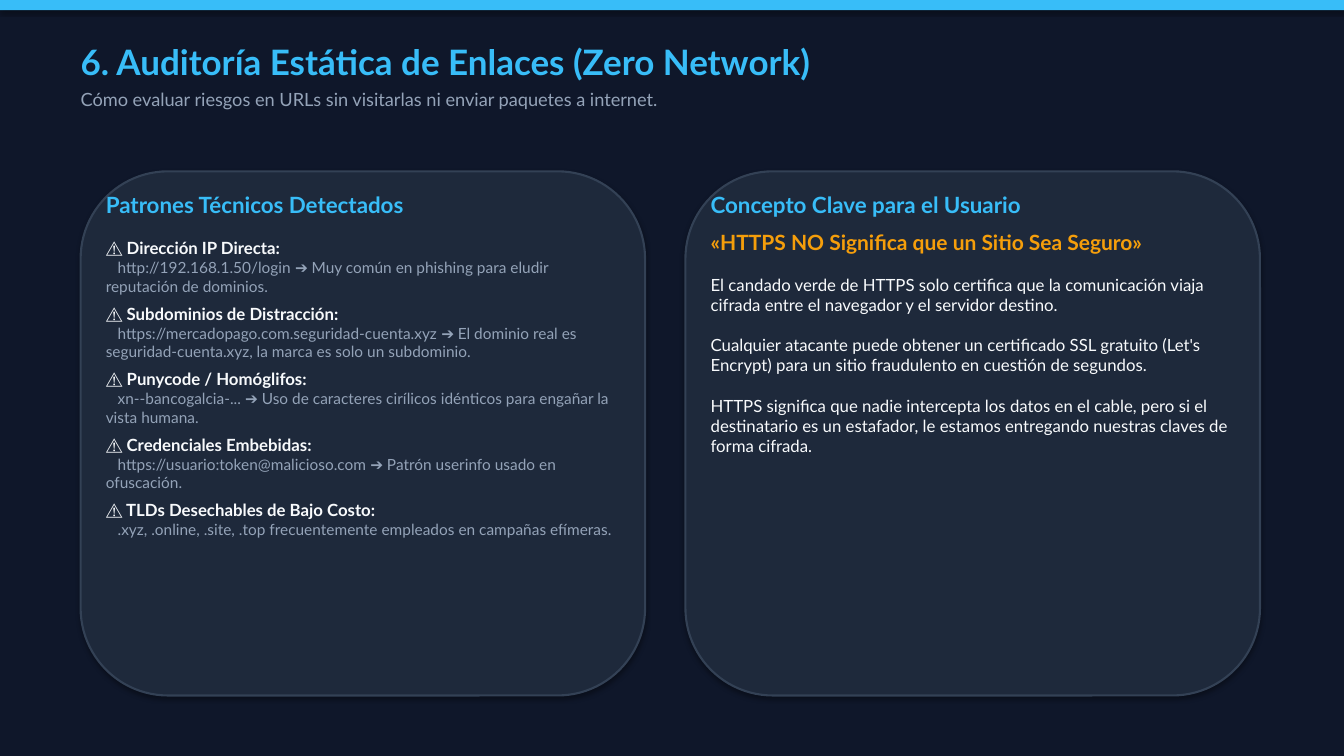
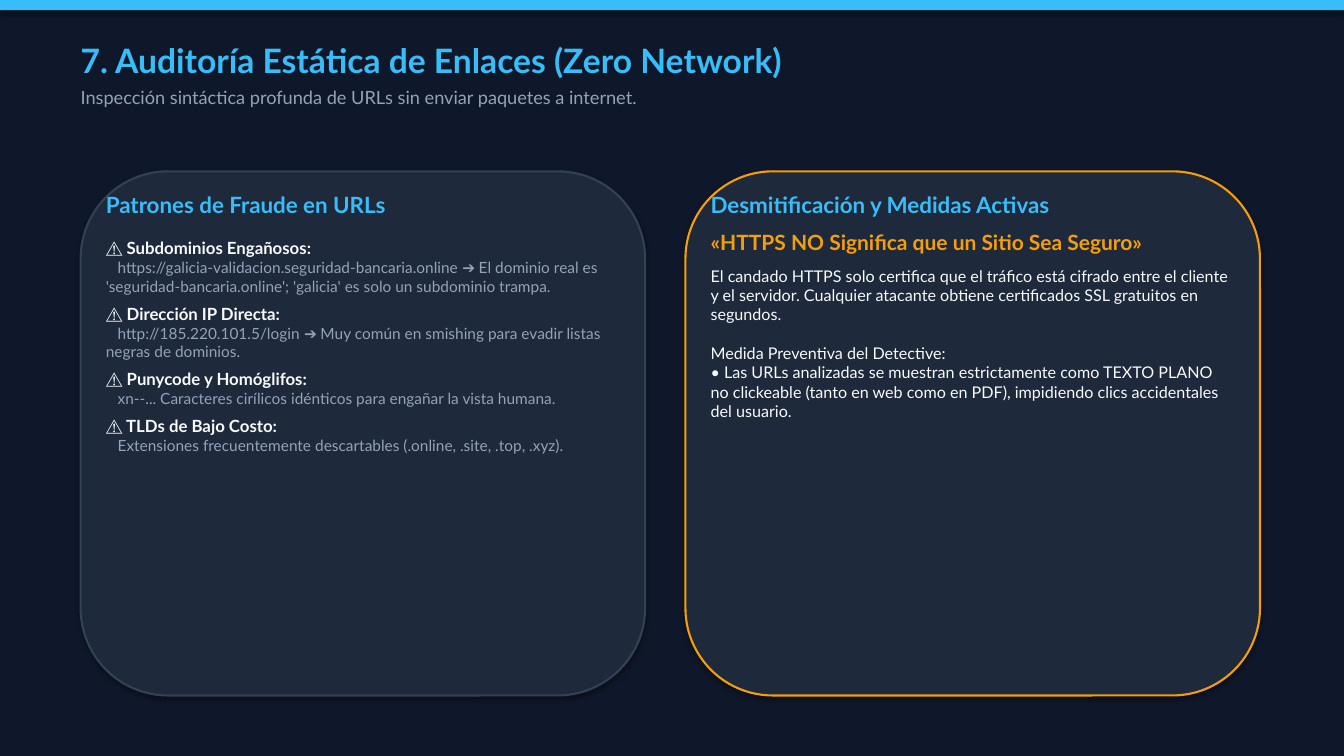
Before and after one commit to patoabarca/detective-estafas-digitales, a slide deck: slide 8 of Detective_Estafas_Digitales_Presentacion_FINAL.pptx (slide 7 before the commit). Drawn at 1344x756 pixels with LibreOffice and Linux fonts; fonts in the diff are those of the drawing. Boxes give left, top, right and bottom in pixels: in the first picture for what was removed or moved away, otherwise in the second. Text is boxed around its words. In the diff, an @@ line names an element or a change of style, - is before the commit and + after.

```diff
--- a/Detective_Estafas_Digitales_Presentacion_FINAL.pptx
+++ b/Detective_Estafas_Digitales_Presentacion_FINAL.pptx
@@ text at bbox=[81, 47, 781, 107]: text changed @@
-6. Auditoría Estática de Enlaces (Zero Network)
-Cómo evaluar riesgos en URLs sin visitarlas ni enviar paquetes a internet.
+7. Auditoría Estática de Enlaces (Zero Network)
+Inspección sintáctica profunda de URLs sin enviar paquetes a internet.
@@ rounded rectangle at bbox=[686, 171, 1260, 696]: outline #334155 1.5 pt to #F59E0B 1.5 pt @@
@@ text at bbox=[106, 196, 598, 295]: text changed; size 16 to 11 pt; text colour #38BDF8 to #94A3B8; bold off @@
-Patrones Técnicos Detectados
+Patrones de Fraude en URLs
+⚠️ Subdominios Engañosos:
+https://galicia-validacion.seguridad-bancaria.online ➔ El dominio real es 'seguridad-bancaria.online'; 'galicia' es solo un subdominio trampa.
@@ text at bbox=[711, 194, 1049, 217]: text changed @@
-Concepto Clave para el Usuario
+Desmitificación y Medidas Activas
@@ text at bbox=[711, 270, 1228, 417]: text changed; size 12 to 11.5 pt @@
-El candado verde de HTTPS solo certifica que la comunicación viaja cifrada entre el navegador y el servidor destino.
-Cualquier atacante puede obtener un certificado SSL gratuito (Let's Encrypt) para un sitio fraudulento en cuestión de segundos.
-HTTPS significa que nadie intercepta los datos en el cable, pero si el destinatario es un estafador, le estamos entregando nuestras claves de forma cifrada.
+El candado HTTPS solo certifica que el tráfico está cifrado entre el cliente y el servidor. Cualquier atacante obtiene certificados SSL gratuitos en segundos.
+Medida Preventiva del Detective:
+• Las URLs analizadas se muestran estrictamente como TEXTO PLANO no clickeable (tanto en web como en PDF), impidiendo clics accidentales del usuario.
@@ text at bbox=[106, 327, 601, 454]: text changed @@
-http://192.168.1.50/login ➔ Muy común en phishing para eludir reputación de dominios.
-⚠️ Subdominios de Distracción:
-https://mercadopago.com.seguridad-cuenta.xyz ➔ El dominio real es seguridad-cuenta.xyz, la marca es solo un subdominio.
-⚠️ Punycode / Homóglifos:
-xn--bancogalcia-... ➔ Uso de caracteres cirílicos idénticos para engañar la vista humana.
-⚠️ Credenciales Embebidas:
-https://usuario:token@malicioso.com ➔ Patrón userinfo usado en ofuscación.
-⚠️ TLDs Desechables de Bajo Costo:
-.xyz, .online, .site, .top frecuentemente empleados en campañas efímeras.
+http://185.220.101.5/login ➔ Muy común en smishing para evadir listas negras de dominios.
+⚠️ Punycode y Homóglifos:
+xn--... Caracteres cirílicos idénticos para engañar la vista humana.
+⚠️ TLDs de Bajo Costo:
+Extensiones frecuentemente descartables (.online, .site, .top, .xyz).
```
Also in this commit, not shown: 8 other slides changed, 5 slides added, 3 slides removed, 38 other files.
